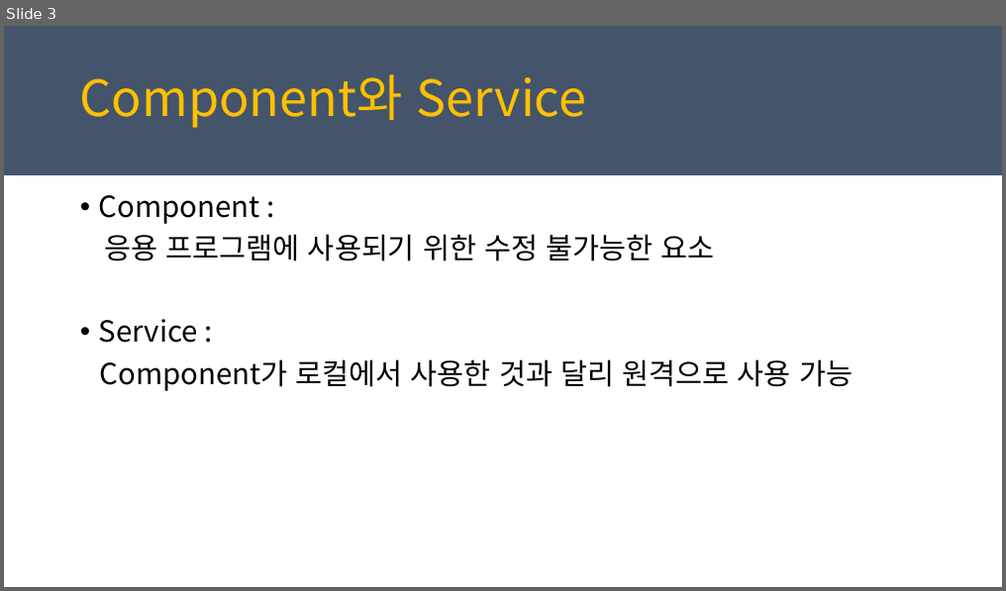
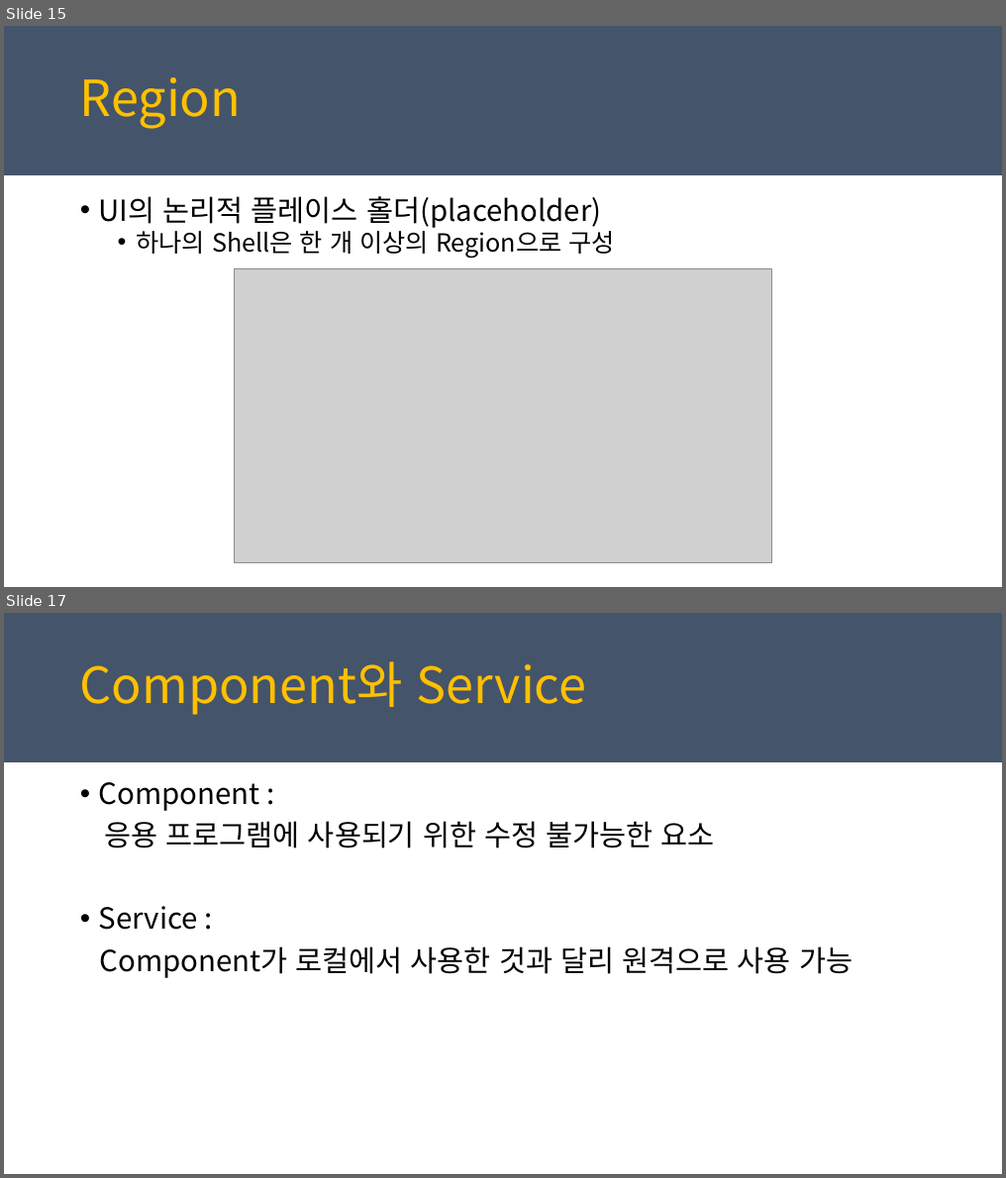
Before and after one commit to juniair/Summary-PPT, a slide deck: PRISM_최종.pptx. Shown one above the other, each under a label of ours: slide 3 before the commit, slides 15 and 17 after it; the slides between them are not shown. The pictures are 1006x591 and 1006x1178 pixels, drawn with LibreOffice and Linux fonts; fonts in the diff are those of the drawing; grey boxes stand for pictures. Boxes give left, top, right and bottom in pixels: in the first picture for what was removed or moved away, otherwise in the second. Text is boxed around its words. In the diff, an @@ line names an element or a change of style, - is before the commit and + after.

```diff
--- a/PRISM_최종.pptx
+++ b/PRISM_최종.pptx
@@ slide 15 added at (4,26,1002,587), background #FFFFFF; not listed: 1 template element that a slide beside it also shows @@
@@ text added at (80,77,241,129), 48 pt, text #FFC000 @@
+Region
@@ text added at (99,196,615,259), 28 pt, text #000000 @@
+• UI의 논리적 플레이스 홀더(placeholder)
+  • 하나의 Shell은 한 개 이상의 Region으로 구성
@@ picture added at (234,269,772,564) @@
@@ what was slide 3 is now slide 17 @@
```
Also in this commit, not shown: 7 slides changed, 27 other slides added, 3 slides removed, 3 other files.
